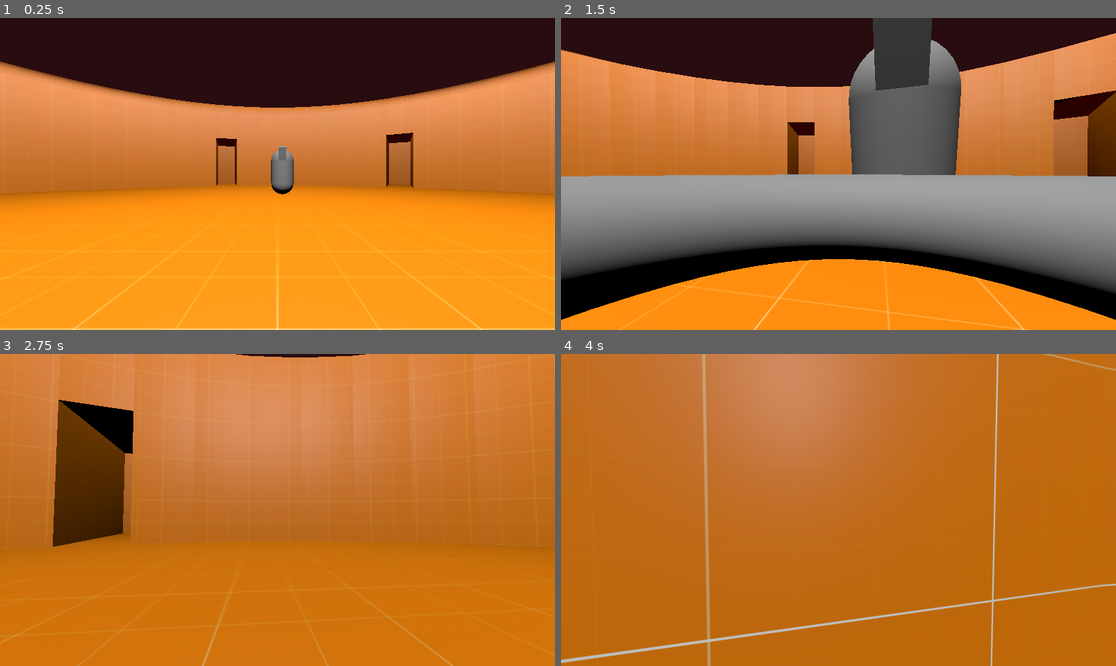
Above: before the commit, frames 1-4 (two rows, left to right).
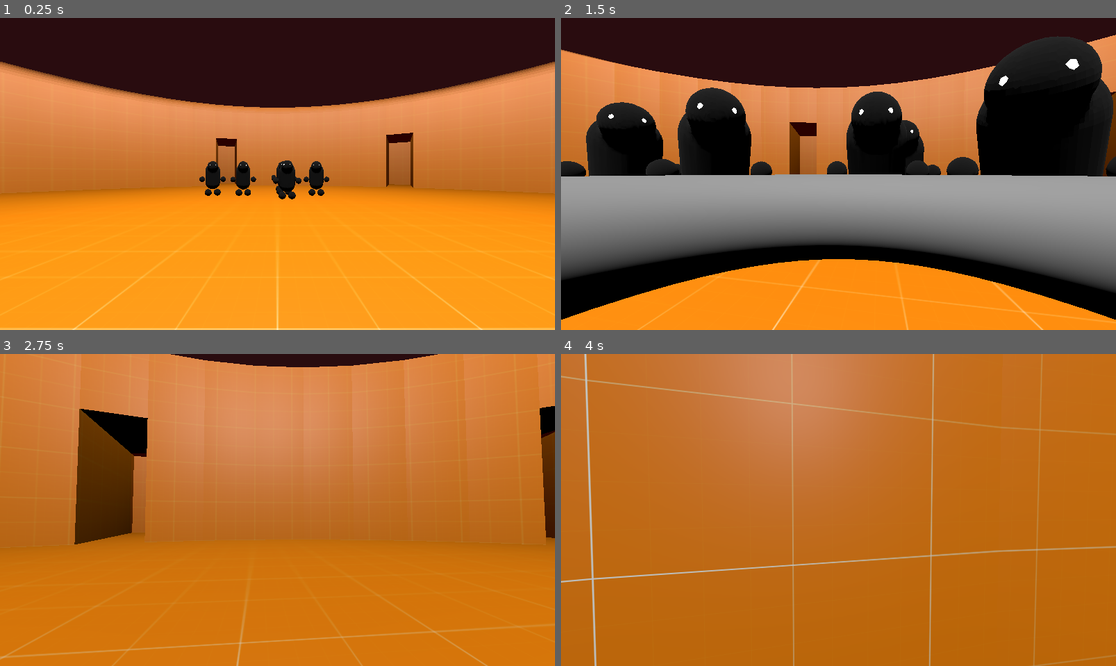
Above: after the commit, the same moments.

Repository: Checkmate-Chris1/lucifers-colosseum
Game: Godot game, scene res://main.tscn
Same seed, same stepped clock (60 frames per second), same inputs: the game is played once before the commit and once after it.
Inputs (mouse positions are in pixels of both pictures, inside the frame that each line leads up to):
- Up to frame 1 (0.25 s): no input
- Up to frame 2 (1.5 s): move the mouse to (866, 174) at 0.52 s; hold W (move_forward) from 0.53 s (still down); tap Shift (slam) at 0.6, 1.35 s; tap Space (jump) at 0.77 s; move the mouse to (810, 174) at 1.27 s
- Up to frame 3 (2.75 s): keep holding W (move_forward); tap Space (jump) at 1.52 s; move the mouse to (288, 503) at 2.02 s; tap Shift (slam) at 2.1 s
- Up to frame 4 (4 s): keep holding W (move_forward); move the mouse to (832, 516) at 2.77 s; tap Shift (slam) at 2.85, 3.6 s; tap Space (jump) at 3.02, 3.77 s; move the mouse to (877, 513) at 3.52 s

The runs differ from the first frame. In frame 1, 1.4% of the frame differs, in the area x 35-60%, y 40-59%; in frame 2, 26%, in the area x 0-100%, y 0-100%; in frame 3, 6.1%; in frame 4, 4.0%.

Commit message:
Added basic soul model

Diff:
--- a/entities/enemies/tormentedSoul/tormentedSoul.tscn
+++ b/entities/enemies/tormentedSoul/tormentedSoul.tscn
@@ -1,26 +1,27 @@
 [gd_scene load_steps=5 format=3 uid="uid://c5aeg80a2dlv5"]
 
 [ext_resource type="Script" uid="uid://dih6yncrgp34v" path="res://entities/enemies/tormentedSoul/tormentedSoul.gd" id="1_nobi8"]
+[ext_resource type="PackedScene" uid="uid://bpdn65gcisvg1" path="res://art/models/tormentedSoul.glb" id="2_wcugd"]
 
 [sub_resource type="CapsuleShape3D" id="CapsuleShape3D_0xm2m"]
+height = 1.5008545
 
 [sub_resource type="CapsuleMesh" id="CapsuleMesh_h2yge"]
-
-[sub_resource type="BoxMesh" id="BoxMesh_nobi8"]
 
 [node name="TormentedSoul" type="CharacterBody3D"]
 transform = Transform3D(-4.371139e-08, 0, 1, 0, 1, 0, -1, 0, -4.371139e-08, 0, 0, 0)
 script = ExtResource("1_nobi8")
 
+[node name="tormentedSoul" parent="." instance=ExtResource("2_wcugd")]
+transform = Transform3D(1, 0, 0, 0, 1, 0, 0, 0, 1, -7.1364052e-09, -0.3768005, 0.16326192)
+
 [node name="CollisionShape3D" type="CollisionShape3D" parent="."]
+transform = Transform3D(1, 0, 0, 0, 1, 0, 0, 0, 1, 0, -0.24512684, 0)
 shape = SubResource("CapsuleShape3D_0xm2m")
 
 [node name="MeshInstance3D" type="MeshInstance3D" parent="."]
+visible = false
 mesh = SubResource("CapsuleMesh_h2yge")
 
 [node name="NavigationAgent3D" type="NavigationAgent3D" parent="."]
 avoidance_enabled = true
-
-[node name="MeshInstance3D2" type="MeshInstance3D" parent="."]
-transform = Transform3D(0.3368455, 0, 0, 0, 0.53843886, 0.09318602, 0, -0.123318955, 0.40687153, 0, 0.808, -0.498)
-mesh = SubResource("BoxMesh_nobi8")
--- a/main.tscn
+++ b/main.tscn
@@ -14,3 +14,23 @@
 [node name="TormentedSoul" parent="." instance=ExtResource("3_h2yge")]
 transform = Transform3D(1, 0, 0, 0, 1, 0, 0, 0, 1, 0.10507059, 1.176698, -9.535203)
 player_parent = NodePath("../Node3D")
+
+[node name="TormentedSoul2" parent="." instance=ExtResource("3_h2yge")]
+transform = Transform3D(1, 0, 0, 0, 1, 0, 0, 0, 1, 1.5378461, 1.176698, -8.257675)
+player_parent = NodePath("../Node3D")
+
+[node name="TormentedSoul3" parent="." instance=ExtResource("3_h2yge")]
+transform = Transform3D(1, 0, 0, 0, 1, 0, 0, 0, 1, 0.10507059, 1.176698, -7.3855696)
+player_parent = NodePath("../Node3D")
+
+[node name="TormentedSoul4" parent="." instance=ExtResource("3_h2yge")]
+transform = Transform3D(1, 0, 0, 0, 1, 0, 0, 0, 1, -2.628624, 1.176698, -8.257675)
+player_parent = NodePath("../Node3D")
+
+[node name="TormentedSoul5" parent="." instance=ExtResource("3_h2yge")]
+transform = Transform3D(1, 0, 0, 0, 1, 0, 0, 0, 1, -1.3346918, 1.176698, -8.257675)
+player_parent = NodePath("../Node3D")
+
+[node name="TormentedSoul6" parent="." instance=ExtResource("3_h2yge")]
+transform = Transform3D(1, 0, 0, 0, 1, 0, 0, 0, 1, 0.10507059, 1.176698, -8.257675)
+player_parent = NodePath("../Node3D")
Binary file added: art/models/tormentedSoul.glb
Not shown, added: art/models/tormentedSoul.glb.import
Binary file added: art/models/tormentedSoul_texture_04.png
Not shown, added: art/models/tormentedSoul_texture_04.png.import
Not shown, added: art/blender/tormented-soul.blend1
Not shown, added: art/blender/tormentedSoul.blend
Not shown, added: art/blender/tormentedSoul.blend1
